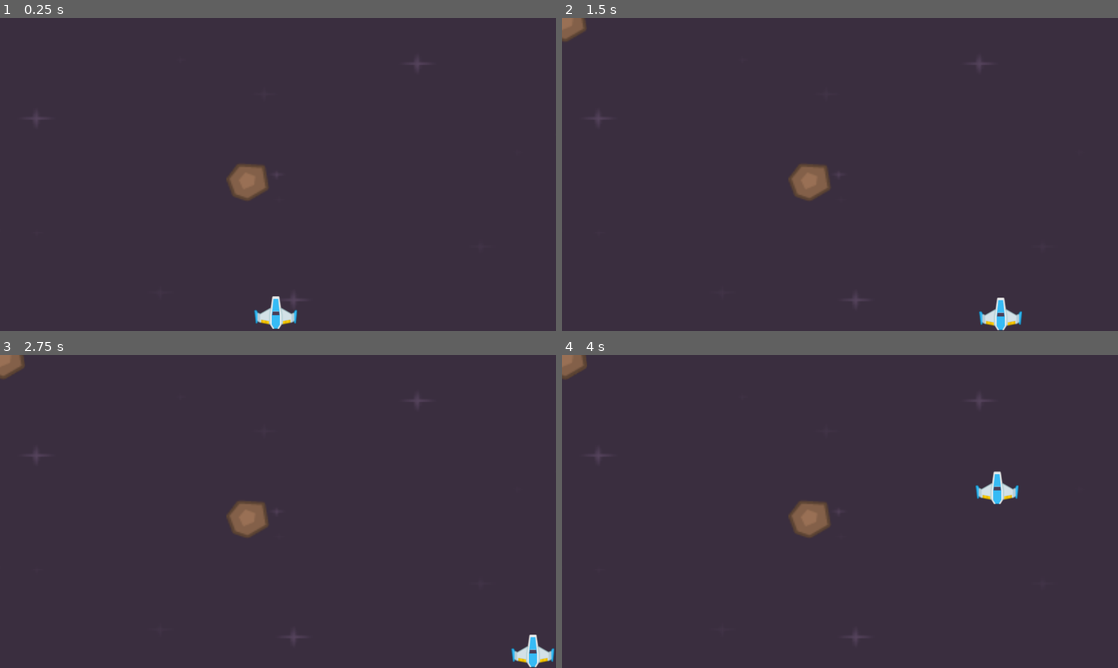
Above: before the commit, frames 1-4 (two rows, left to right).
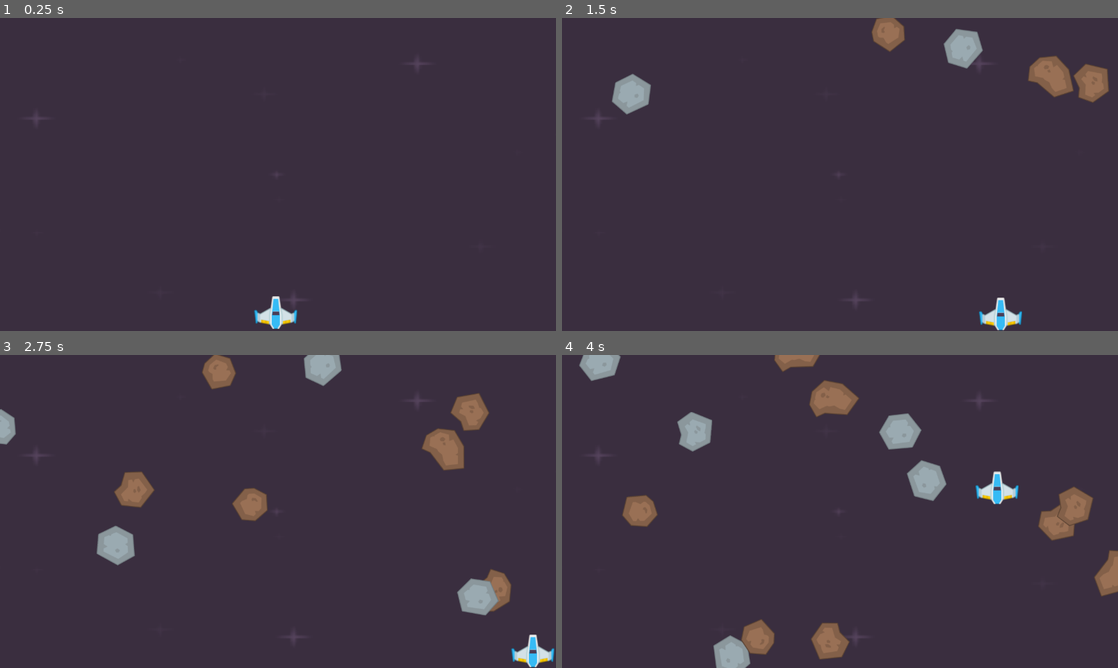
Above: after the commit, the same moments.

Repository: MominulMoon/Space-Shooter-Game
Game: Godot game, scene res://Scene/level.tscn
Two runs of this game, one before a commit and one after it. Both use one fixed random seed, a clock stepped at 60 frames per second and the inputs below.
Inputs:
- Up to frame 1 (0.25 s): no input
- Up to frame 2 (1.5 s): hold Right (right) 0.53-1.28 s; hold Down (down) from 1.28 s (still down)
- Up to frame 3 (2.75 s): release Down (down) at 2.03 s; hold Right (right) from 2.03 s (still down)
- Up to frame 4 (4 s): release Right (right) at 2.78 s; hold Up (up) 2.78-3.53 s; hold Left (left) from 3.53 s (still down)

The runs differ from the first frame. In frame 1, 0.6% of the frame differs, in the area x 40-49%, y 46-59%; in frame 2, 4.0%; in frame 3, 5.7%; in frame 4, 7.8%, in the area x 0-100%, y 0-100%.

Commit message:
Add meteors with speed and rotation and set the collision

Diff:
--- a/Scene/laser.tscn
+++ b/Scene/laser.tscn
@@ -7,6 +7,8 @@
 height = 34.0
 
 [node name="Laser" type="Area2D"]
+collision_layer = 8
+collision_mask = 2
 
 [node name="Sprite2D" type="Sprite2D" parent="."]
 texture = ExtResource("1_2mc1n")
--- a/Scene/level.gd
+++ b/Scene/level.gd
@@ -5,4 +5,4 @@
 
 func _on_timer_timeout() -> void:
 	var meteor =meteor_scene.instantiate()
-	add_child(meteor)
+	$Meteors.add_child(meteor)
--- a/Scene/level.tscn
+++ b/Scene/level.tscn
@@ -1,9 +1,8 @@
-[gd_scene load_steps=7 format=3 uid="uid://cccjwmm55pk0f"]
+[gd_scene load_steps=6 format=3 uid="uid://cccjwmm55pk0f"]
 
 [ext_resource type="Texture2D" uid="uid://cu7o1lmseq8p1" path="res://Assets/Backgrounds/darkPurple.png" id="1_3bu56"]
 [ext_resource type="Script" uid="uid://cq2y52l60q24c" path="res://Scene/level.gd" id="1_or6n4"]
 [ext_resource type="PackedScene" uid="uid://5fth64j11sbg" path="res://Scene/palyer.tscn" id="2_jnrmd"]
-[ext_resource type="PackedScene" uid="uid://iyxf68ykl2o" path="res://Scene/meteor.tscn" id="2_or6n4"]
 
 [sub_resource type="RectangleShape2D" id="RectangleShape2D_jnrmd"]
 size = Vector2(106, 726)
@@ -22,30 +21,31 @@
 [node name="Palyer" parent="." instance=ExtResource("2_jnrmd")]
 position = Vector2(635, 678)
 
-[node name="Meteor" parent="." instance=ExtResource("2_or6n4")]
-position = Vector2(562, 366)
-
 [node name="Borders" type="Node2D" parent="."]
 
 [node name="StaticBody2D" type="StaticBody2D" parent="Borders"]
+collision_layer = 4
 
 [node name="CollisionShape2D" type="CollisionShape2D" parent="Borders/StaticBody2D"]
 position = Vector2(1328, 363)
 shape = SubResource("RectangleShape2D_jnrmd")
 
+[node name="StaticBody2D4" type="StaticBody2D" parent="Borders"]
+collision_layer = 4
+
+[node name="CollisionShape2D" type="CollisionShape2D" parent="Borders/StaticBody2D4"]
+position = Vector2(646, -12)
+shape = SubResource("RectangleShape2D_or6n4")
+
 [node name="StaticBody2D3" type="StaticBody2D" parent="Borders"]
+collision_layer = 4
 
 [node name="CollisionShape2D" type="CollisionShape2D" parent="Borders/StaticBody2D3"]
 position = Vector2(-55, 363)
 shape = SubResource("RectangleShape2D_jnrmd")
 
-[node name="StaticBody2D2" type="StaticBody2D" parent="Borders/StaticBody2D3"]
-
-[node name="CollisionShape2D" type="CollisionShape2D" parent="Borders/StaticBody2D3/StaticBody2D2"]
-position = Vector2(646, -12)
-shape = SubResource("RectangleShape2D_or6n4")
-
 [node name="StaticBody2D2" type="StaticBody2D" parent="Borders"]
+collision_layer = 4
 
 [node name="CollisionShape2D" type="CollisionShape2D" parent="Borders/StaticBody2D2"]
 position = Vector2(646, 732)
@@ -53,5 +53,8 @@
 
 [node name="Timer" type="Timer" parent="."]
 process_callback = 0
+wait_time = 0.2
+
+[node name="Meteors" type="Node2D" parent="."]
 
 [connection signal="timeout" from="Timer" to="." method="_on_timer_timeout"]
--- a/Scene/meteor.gd
+++ b/Scene/meteor.gd
@@ -1,4 +1,29 @@
 extends Area2D
+
+var speed : int
+var rotation_speed :int
+var direction_x :float
+
+func _ready():
+	var rng := RandomNumberGenerator.new()
+
+	#start position
+	var width=get_viewport().get_visible_rect().size[0]
+	var random_x=rng.randi_range(0,width)
+	var random_y=rng.randi_range(-150,-50)
+	position =Vector2(random_x,random_y)
+	#texture
+	var path : String ="res://Assets/PNG/Meteors/"+str(rng.randi_range(1,6))+".png"
+	$Meteor.texture=load(path)
+
+	# speed /rotation /direction
+	speed = rng.randi_range(200,400)
+	direction_x=rng.randf_range(-1,1)
+	rotation_speed=rng.randi_range(40,100)
+
+func _process(delta: float) -> void:
+	position+=Vector2(direction_x,1.0)*speed*delta
+	rotation_degrees+=rotation_speed*delta
 
 func _on_body_entered(body: Node2D) -> void:
 	print (body)
--- a/Scene/meteor.tscn
+++ b/Scene/meteor.tscn
@@ -1,21 +1,23 @@
 [gd_scene load_steps=4 format=3 uid="uid://iyxf68ykl2o"]
 
-[ext_resource type="Texture2D" uid="uid://jv5rrysigyws" path="res://Assets/PNG/Meteors/meteorBrown_small1.png" id="1_ciwrr"]
 [ext_resource type="Script" uid="uid://6b0xcnlpmiq6" path="res://Scene/meteor.gd" id="1_iifeu"]
+[ext_resource type="Texture2D" uid="uid://bp70fsapemads" path="res://Assets/PNG/Meteors/1.png" id="2_iifeu"]
 
 [sub_resource type="CircleShape2D" id="CircleShape2D_ciwrr"]
-radius = 35.128338
+radius = 39.115215
 
 [node name="Meteor" type="Area2D"]
+collision_layer = 2
+collision_mask = 9
 script = ExtResource("1_iifeu")
 
-[node name="MeteorBrown" type="Sprite2D" parent="."]
-position = Vector2(9, 12)
-scale = Vector2(3.5357144, 3.2142856)
-texture = ExtResource("1_ciwrr")
+[node name="Meteor" type="Sprite2D" parent="."]
+position = Vector2(13.383335, 16.362492)
+scale = Vector2(0.90330017, 0.96755964)
+texture = ExtResource("2_iifeu")
 
 [node name="CollisionShape2D" type="CollisionShape2D" parent="."]
-position = Vector2(10, 9)
+position = Vector2(12, 14)
 shape = SubResource("CircleShape2D_ciwrr")
 
 [connection signal="body_entered" from="." to="." method="_on_body_entered"]
--- a/Scene/palyer.tscn
+++ b/Scene/palyer.tscn
@@ -4,6 +4,7 @@
 [ext_resource type="Texture2D" uid="uid://c8xk5qni8kp5y" path="res://Assets/PNG/playerShip1_blue.png" id="1_w53dl"]
 
 [node name="Palyer" type="CharacterBody2D"]
+collision_mask = 6
 script = ExtResource("1_lb5c4")
 
 [node name="PlayerImage" type="Sprite2D" parent="."]
--- a/project.godot
+++ b/project.godot
@@ -42,3 +42,10 @@
 "events": [Object(InputEventKey,"resource_local_to_scene":false,"resource_name":"","device":-1,"window_id":0,"alt_press …(195 unchanged characters)…
 ]
 }
+
+[layer_names]
+
+2d_physics/layer_1="Player"
+2d_physics/layer_2="Meteor"
+2d_physics/layer_3="Walls"
+2d_physics/layer_4="Laser"
Renamed: Assets/PNG/Meteors/meteorBrown_big1.png -> Assets/PNG/Meteors/1.png
Not shown, changed: Assets/PNG/Meteors/1.png.import
Renamed: Assets/PNG/Meteors/meteorBrown_big2.png -> Assets/PNG/Meteors/2.png
Not shown, changed: Assets/PNG/Meteors/2.png.import
Renamed: Assets/PNG/Meteors/meteorBrown_big3.png -> Assets/PNG/Meteors/3.png
Not shown, changed: Assets/PNG/Meteors/3.png.import
Renamed: Assets/PNG/Meteors/meteorGrey_big1.png -> Assets/PNG/Meteors/4.png
Not shown, changed: Assets/PNG/Meteors/4.png.import
Renamed: Assets/PNG/Meteors/meteorGrey_big3.png -> Assets/PNG/Meteors/5.png
Not shown, changed: Assets/PNG/Meteors/5.png.import
Renamed: Assets/PNG/Meteors/meteorGrey_big4.png -> Assets/PNG/Meteors/6.png
Not shown, changed: Assets/PNG/Meteors/6.png.import
(and 8 more such lines)
